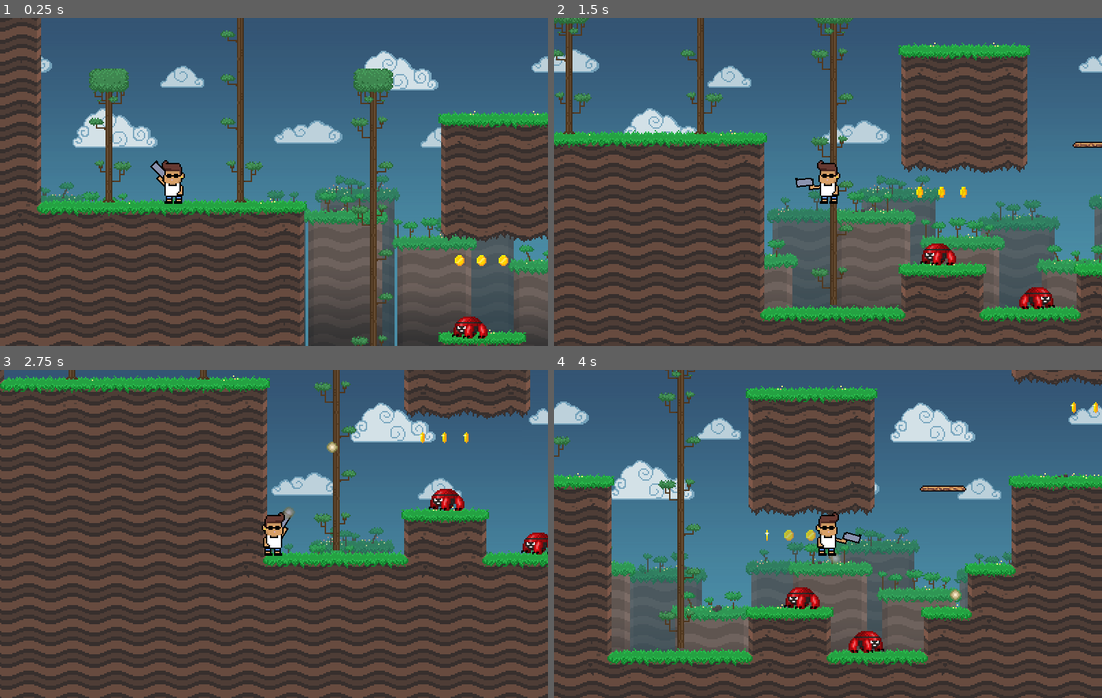
Above: before the commit, frames 1-4 (two rows, left to right).
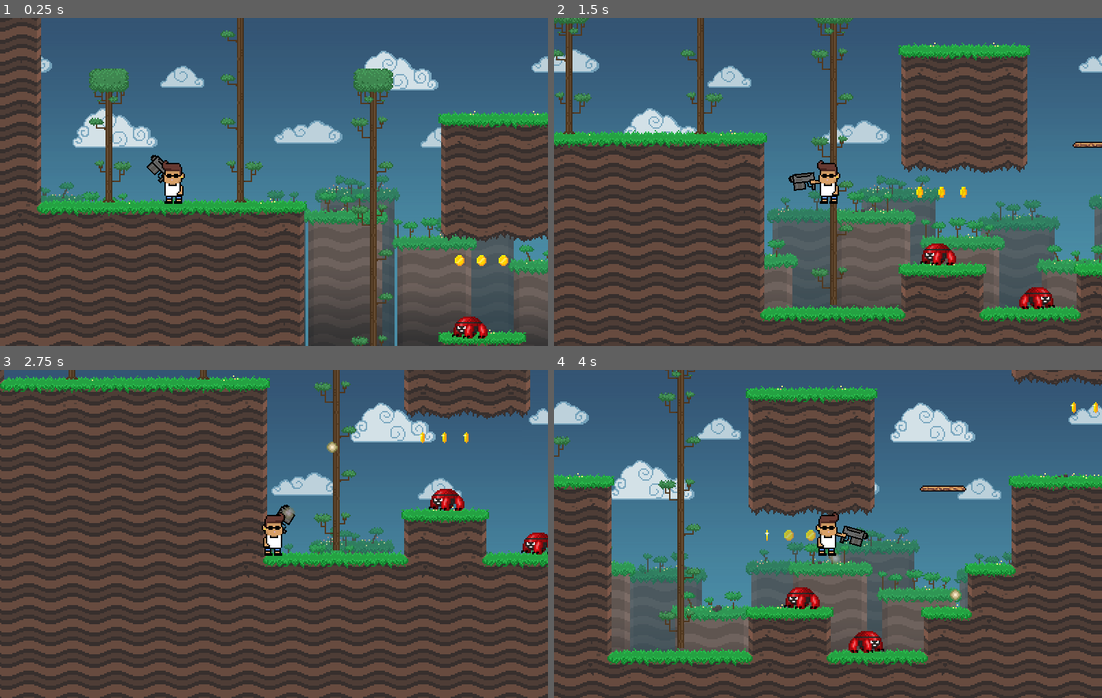
Above: after the commit, the same moments.

Repository: J24556/Red-Rise
Game: Godot game, scene res://Stage.tscn
Two runs of this game, one before a commit and one after it. Both use one fixed random seed, a clock stepped at 60 frames per second and the inputs below.
Inputs (mouse positions are in pixels of both pictures, inside the frame that each line leads up to):
- Up to frame 1 (0.25 s): no input
- Up to frame 2 (1.5 s): move the mouse to (948, 165) at 0.52 s; press the mouse at (948, 165) at 0.53 s; hold D (move_right) from 0.53 s (still down); tap Space (jump) at 0.77 s; move the mouse to (718, 198) at 1.27 s; release the mouse at (718, 198) at 1.28 s; click (718, 198) at 1.35 s
- Up to frame 3 (2.75 s): tap Space (jump) at 1.52 s; move the mouse to (328, 461) at 2.02 s; release D (move_right) at 2.03 s; press the mouse at (328, 461) at 2.03 s; hold A (move_left) from 2.03 s (still down)
- Up to frame 4 (4 s): move the mouse to (800, 599) at 2.77 s; release A (move_left) at 2.78 s; release the mouse at (800, 599) at 2.78 s; hold D (move_right) from 2.78 s (still down); click (800, 599) at 2.85 s; tap Space (jump) at 3.02, 3.77 s; move the mouse to (992, 583) at 3.52 s; press the mouse at (992, 583) at 3.53 s

The runs differ from the first frame. In frame 1, 0.2% of the frame differs, in the area x 26-30%, y 41-52%; in frame 2, 0.2%; in frame 3, 0.1%; in frame 4, 0.2%, in the area x 51-58%, y 47-54%.

Commit message:
Chads Gat (visual)

Diff:
--- a/player/Player.tscn
+++ b/player/Player.tscn
@@ -4,7 +4,7 @@
 [ext_resource path="res://player/characternogun.png" type="Texture" id=2]
 [ext_resource path="res://player/bullet.png" type="Texture" id=3]
 [ext_resource path="res://player/Bullet.wav" type="AudioStream" id=4]
-[ext_resource path="res://player/big_gun.png" type="Texture" id=5]
+[ext_resource path="res://player/Chads_GAT.png" type="Texture" id=5]
 [ext_resource path="res://audio/sound_jump.wav" type="AudioStream" id=9]
 
 [sub_resource type="Gradient" id=1]
Binary file added: player/Chads_GAT.png
Not shown, added: player/Chads_GAT.png.import
